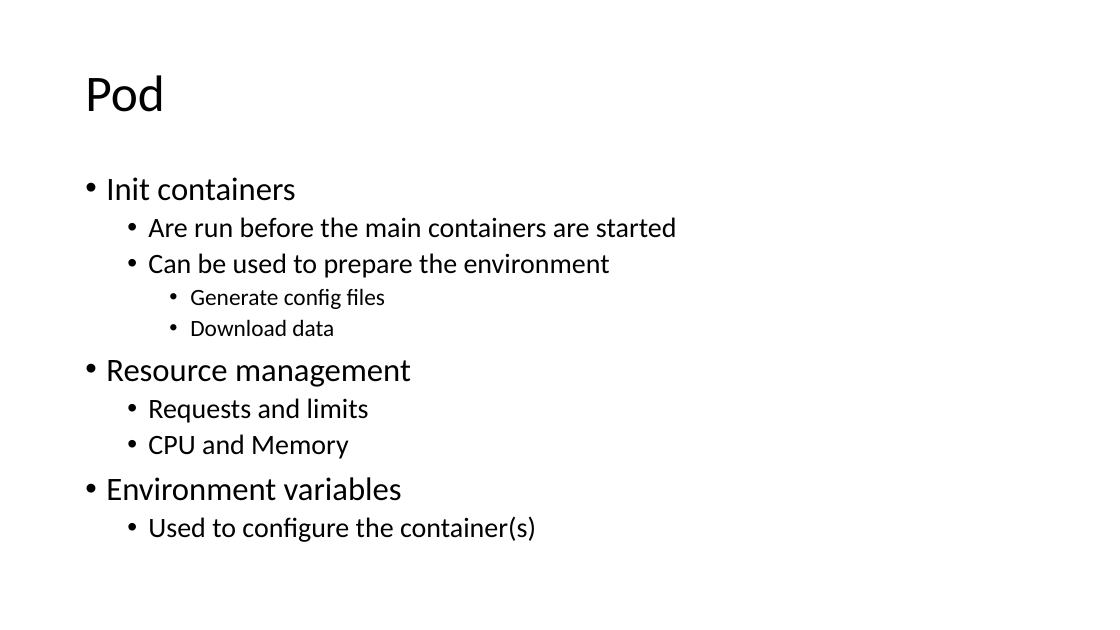
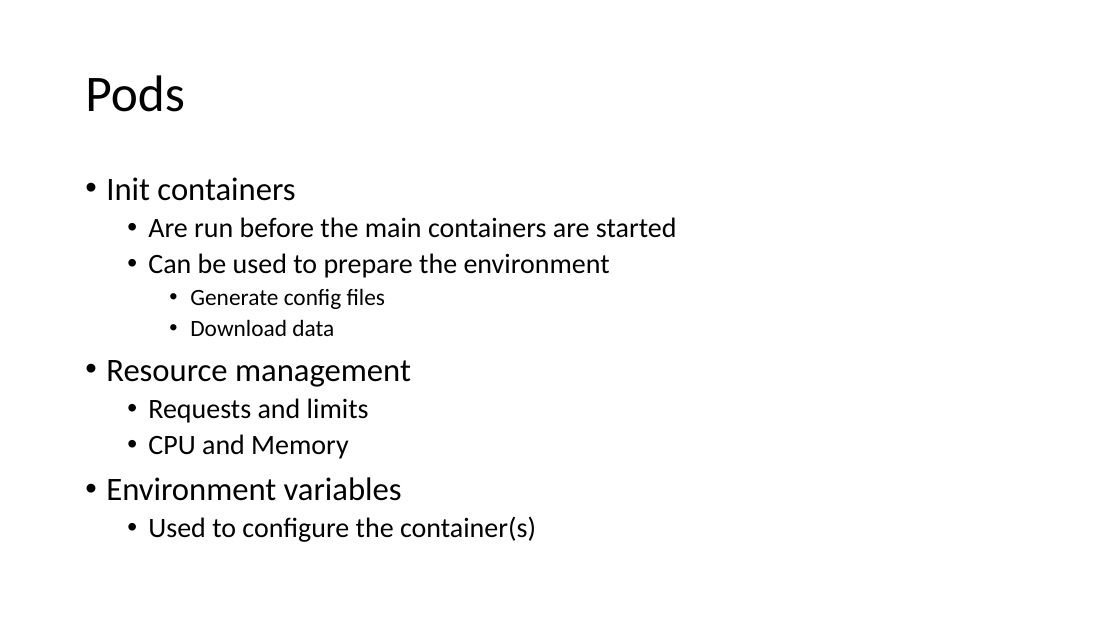
Before and after one commit to scholzj/dbg-kubernetes-training, a slide deck: slide 53 of slides/Kubernetes Introduction.pptx (slide 49 before the commit). Drawn at 1120x630 pixels with LibreOffice and Linux fonts; fonts in the diff are those of the drawing. Boxes give left, top, right and bottom in pixels: in the first picture for what was removed or moved away, otherwise in the second. Text is boxed around its words. In the diff, an @@ line names an element or a change of style, - is before the commit and + after.

```diff
--- a/slides/Kubernetes Introduction.pptx
+++ b/slides/Kubernetes Introduction.pptx
@@ title at box(85, 75, 185, 112): text changed @@
-Pod
+Pods
```
Also in this commit, not shown: 9 other slides changed, 11 slides added, 2 slides removed, 21 other files.
